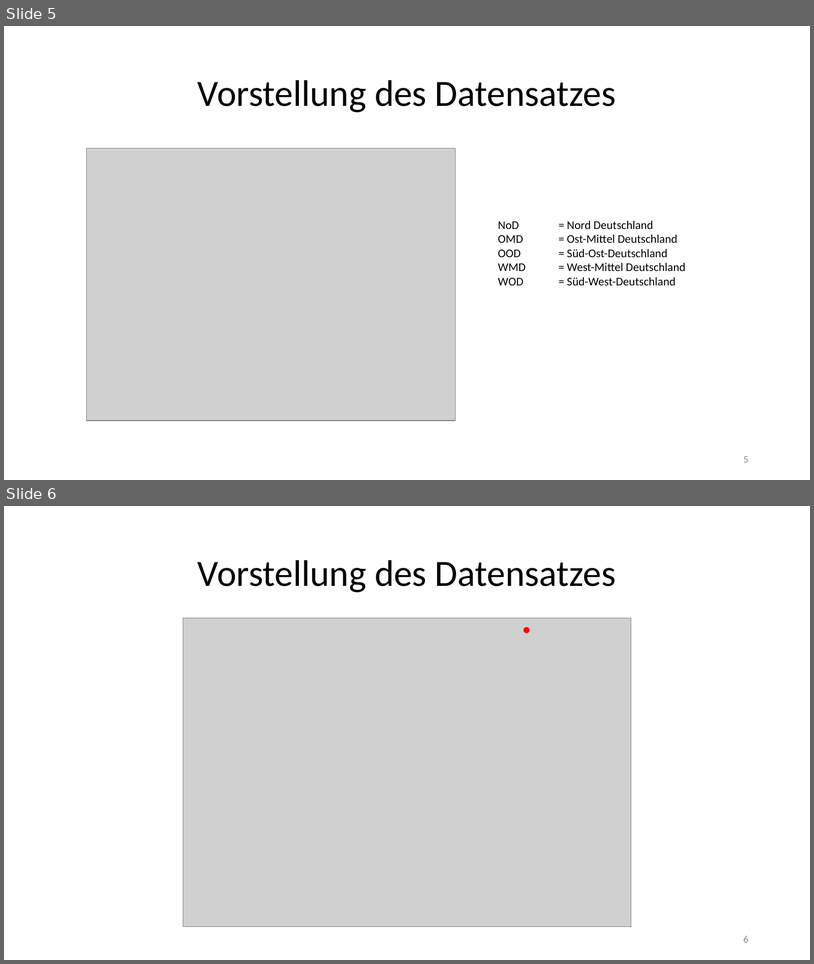
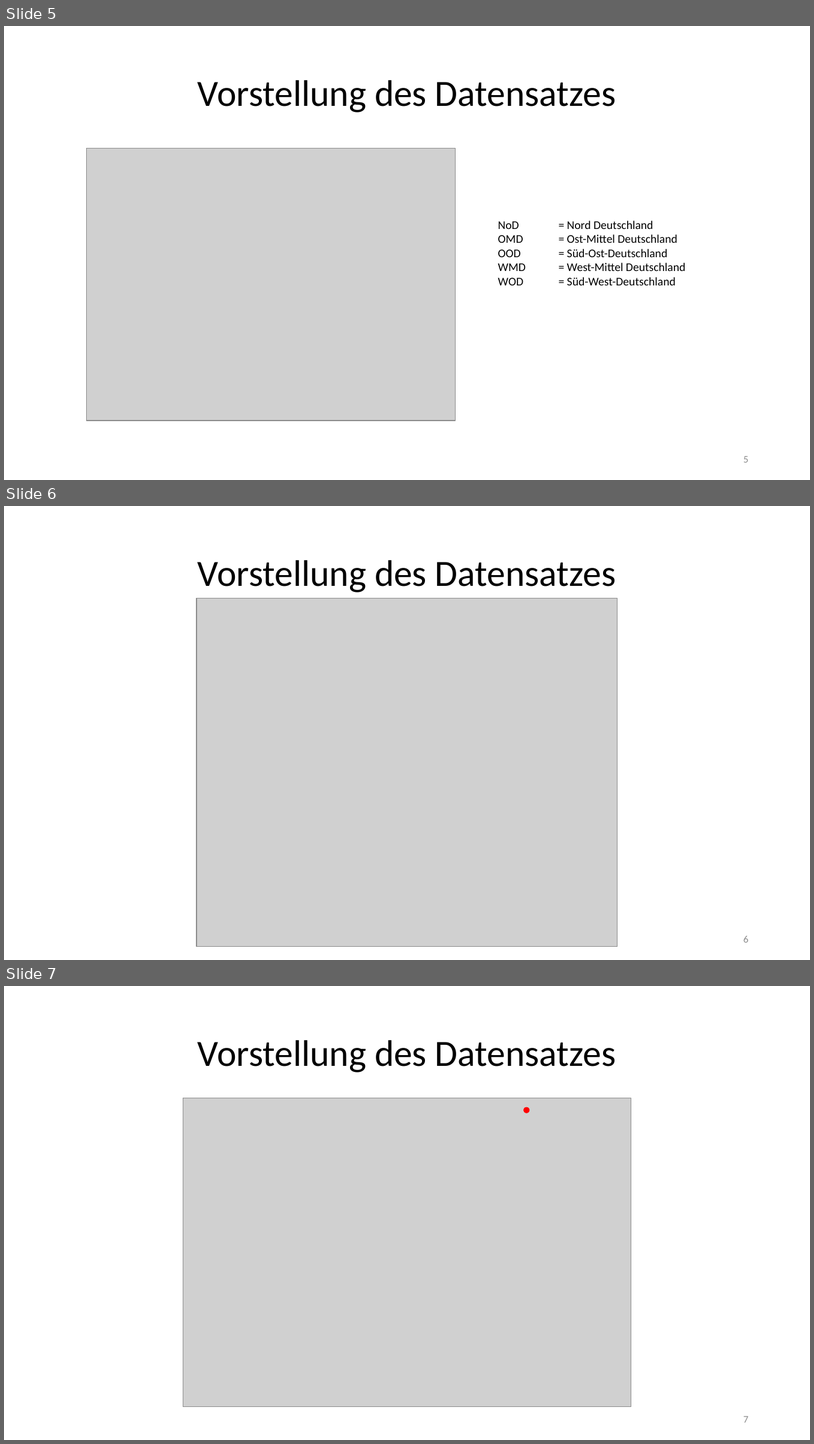
Before and after one commit to LennartKeller/TextklassifikationsProjekt2019, a slide deck: Projektgruppenpräsention.pptx. Shown one above the other, each under a label of ours: slides 5 and 6 before the commit, slides 5, 6 and 7 after it. The pictures are 814x964 and 814x1444 pixels, drawn with LibreOffice and Linux fonts; fonts in the diff are those of the drawing; grey boxes stand for pictures. Boxes give left, top, right and bottom in pixels: in the first picture for what was removed or moved away, otherwise in the second. Text is boxed around its words. In the diff, an @@ line names an element or a change of style, - is before the commit and + after.

```diff
--- a/Projektgruppenpräsention.pptx
+++ b/Projektgruppenpräsention.pptx
@@ slide 6 added at <box>4,506,810,960</box>, background #FFFFFF @@
@@ title added at <box>198,560,616,592</box>, 44 pt, text #000000 @@
+Vorstellung des Datensatzes
@@ picture added at <box>197,598,617,946</box> @@
@@ page number added at <box>744,936,749,942</box>, 12 pt, text #8C8C8C @@
+6
@@ what was slide 6 is now slide 7 @@
@@ page number at <box>744,1416,749,1422</box>: text changed @@
-6
+7
```
Also in this commit, not shown: 1 slide changed, 1 other slide added.
